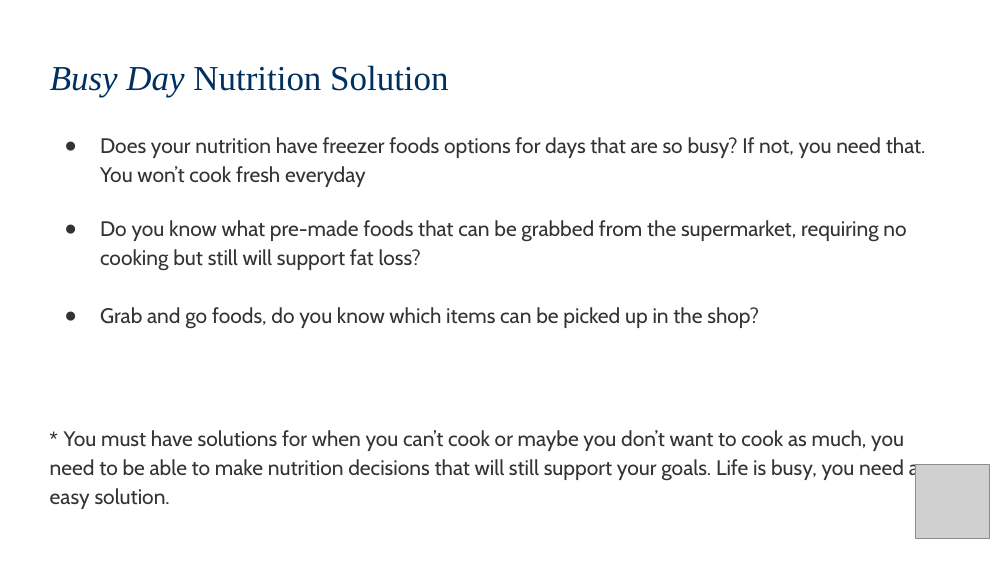
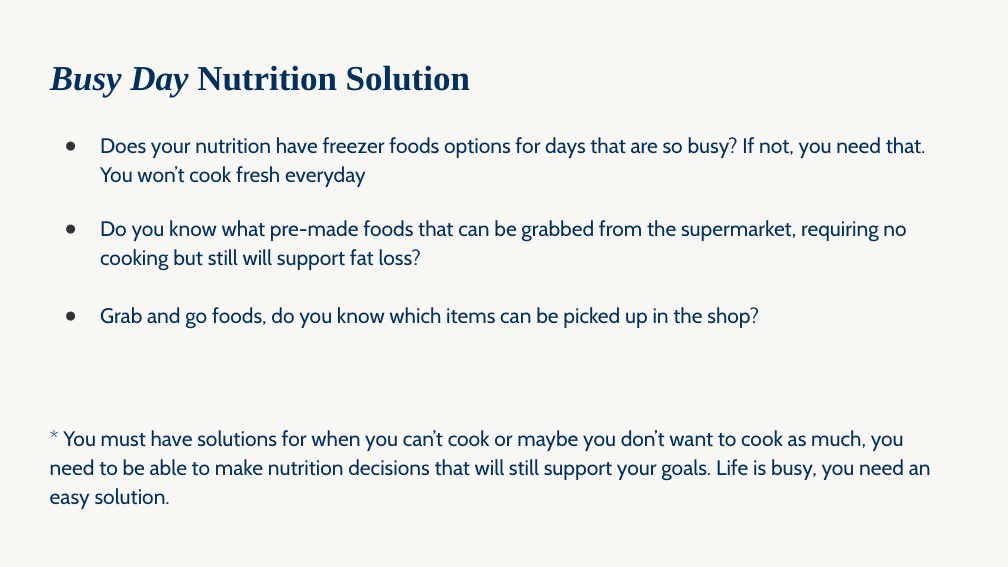
Before and after one commit to WeAreWLA/21-day-reset, a slide deck: slide 15 of decks/Day 5 - Free 5 Day Reset/Day 5 - Free 5 Day Reset.pptx. Drawn at 1008x567 pixels with LibreOffice and Linux fonts; fonts in the diff are those of the drawing; grey boxes stand for pictures. Boxes give left, top, right and bottom in pixels: in the first picture for what was removed or moved away, otherwise in the second. Text is boxed around its words. In the diff, an @@ line names an element or a change of style, - is before the commit and + after.

```diff
--- a/decks/Day 5 - Free 5 Day Reset/Day 5 - Free 5 Day Reset.pptx
+++ b/decks/Day 5 - Free 5 Day Reset/Day 5 - Free 5 Day Reset.pptx
@@ background #FFFFFF to #F9F7F4 @@
@@ text "Busy Day Nutrition Solution" at [50, 65, 470, 97]: bold on @@
@@ text "Does your nutrition have freezer ..." at [100, 137, 926, 329]: text colour #333333 to #003060 @@
@@ text "* You must have solutions ..." at [50, 430, 931, 481]: font Arial to Cabin in "*"; text colour #333333 to #003060 @@
@@ picture removed at [915, 465, 989, 538] @@
```
Also in this commit, not shown: 36 other slides changed.
